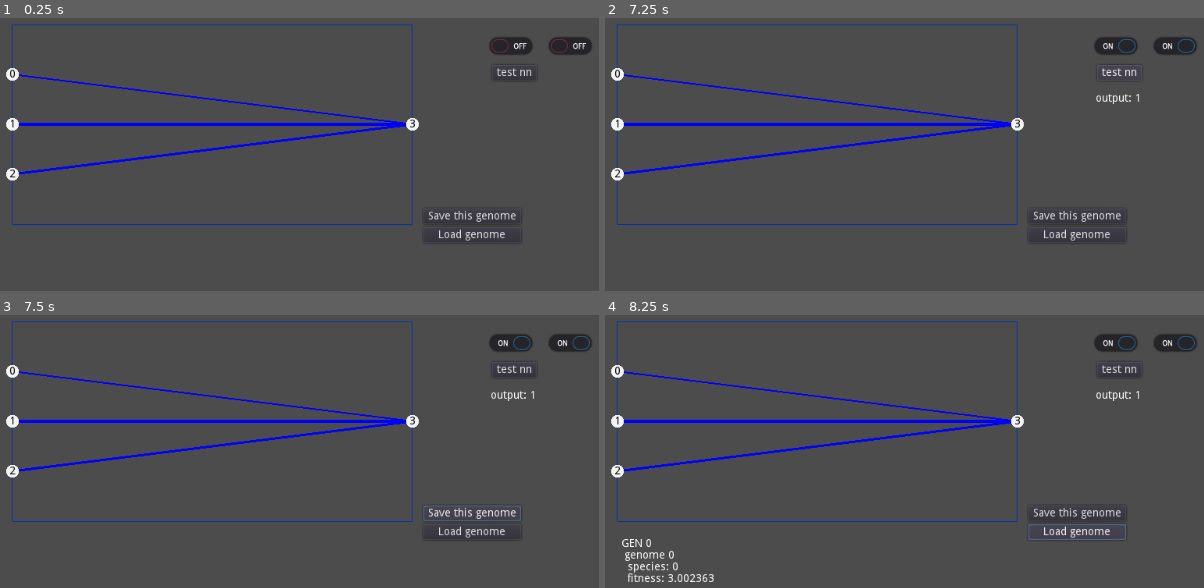
Above: before the commit, frames 1-4 (two rows, left to right).
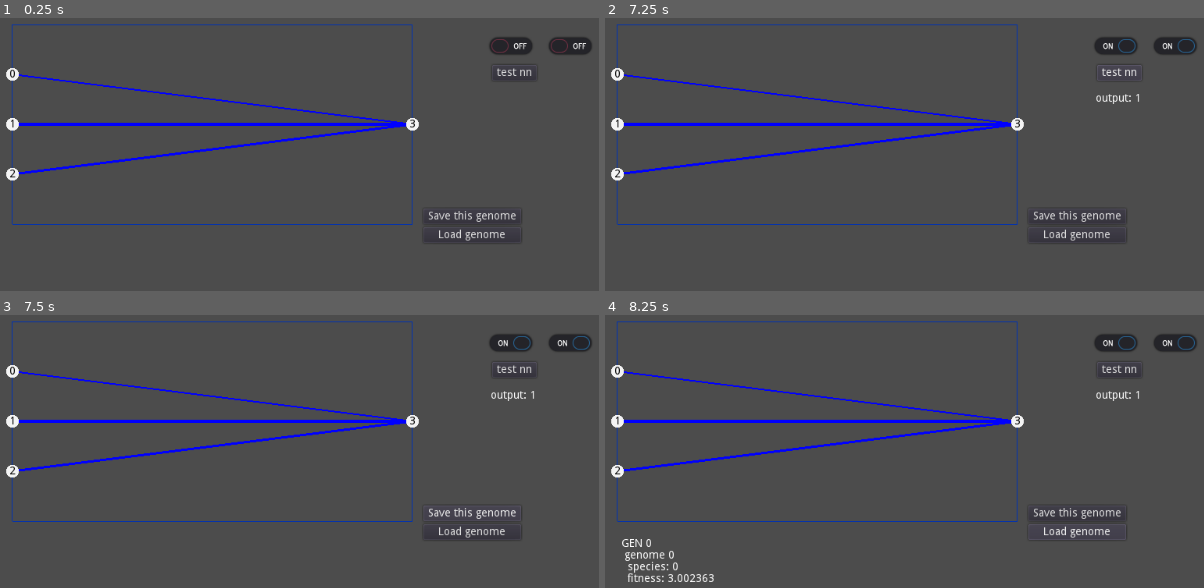
Above: after the commit, the same moments.

Repository: WhoStoleMyCoffee/GodotNEAT
Game: Godot game, scene res://Scenes/Test/TestScene.tscn
Same seed, same stepped clock (60 frames per second), same inputs: the game is played once before the commit and once after it.
Inputs (mouse positions are in pixels of both pictures, inside the frame that each line leads up to):
- Up to frame 1 (0.25 s): no input
- Up to frame 2 (7.25 s): click (1114, 45) at 0.5 s; click (1174, 45) at 1.25 s; click "test nn" at 2 s; click (1114, 45) at 2.75 s; click (1174, 45) at 3.5 s; click "test nn" at 4.25 s; click (1114, 45) at 5 s; click (1174, 45) at 5.75 s; click "test nn" at 6.5 s
- Up to frame 3 (7.5 s): click "Save this genome" at 7.25 s
- Up to frame 4 (8.25 s): click "Load genome" at 8 s

Frames 1-2 are identical in both runs. In frame 3, less than 0.1% of the frame differs, in the area x 70-87%, y 69-76%; in frame 4, 0.1%, in the area x 70-87%, y 76-83%.

Commit message:
Added configs file

Diff:
--- a/NEAT/NEATNN.gd
+++ b/NEAT/NEATNN.gd
@@ -84,7 +84,7 @@
 	return result
 
 
-func copy(nn):
+func copy(nn): #-> NEATNN
 	INPUT_COUNT = nn.INPUT_COUNT
 	OUTPUT_COUNT = nn.OUTPUT_COUNT
 
@@ -110,7 +110,7 @@
 
 
 #connect every input node with every hidden node (if any) and every hidden with every output
-func connect_all_nodes():
+func connect_all_nodes(): #-> NEATNNs
 	connections.clear()
 	var hidden_count = get_hidden_nodes_count()
 
@@ -135,6 +135,22 @@
 
 
 # MUTATION --------------------------------------------------------------------
+func mutate(configs : ConfigFile):
+	if randf() < configs.get_value('mutation', 'P_weight', 0.8):
+		mutate_weights(
+			configs.get_value('mutation', 'P_per_weight', 0.5),
+			configs.get_value('mutation', 'P_weight_pertub', 0.95),
+			configs.get_value('mutation', 'weight_amt', 2.5))
+	if randf() < configs.get_value('mutation', 'P_connection', 0.05):
+		mutate_add_connection( configs.get_value('mutation', 'allow_recurrent', true) )
+	if randf() < configs.get_value('mutation', 'P_node', 0.01):
+		mutate_add_node()
+	if randf() < configs.get_value('mutation', 'P_enable', 0.01):
+		mutate_enabled(true)
+	if randf() < configs.get_value('mutation', 'P_disable', 0.01):
+		mutate_enabled(false)
+
+
 func mutate_weights(per_weight_chance : float, pertub_chance : float, amt : float):
 	for c in connections:
 		if randf() > per_weight_chance: continue
--- a/NEAT/NEATPopulation.gd
+++ b/NEAT/NEATPopulation.gd
@@ -2,6 +2,8 @@
 
 
 var base_size : int = 0
+var base_genome : NEATNN
+
 var size : int = 0
 var genomes : Array = [] #NEATNN[]
 var species_data : Dictionary = {} #Dict<int id, Dict data>
@@ -14,59 +16,26 @@
 var compatibility_threshold : float = 4
 
 var connections_innovs : Dictionary = {} ##Dict<int[2], int>	{ [in0, out0] : innov0, ...}
-
-#----------------------------------------------------------------------------------
-# ** CONFIGS **
-#----------------------------------------------------------------------------------
-var ALLOW_RECURRENT_CONNECTIONS : bool = false
-
-# MUTATION CONFIGS ---------------------------------------------------------
-var MUTATION_WEIGHT_TWEAK_CHANCE : float = 0.8	#tweak weight mutation
-var MUTATION_PER_WEIGHT_TWEAK_CHANCE : float = 0.5	#chance for each connection
-var MUTATION_WEIGHT_PERTUB_CHANCE : float  = 0.95	#chance for a weight to be tuned instead of "reset"
-var MUTATION_WEIGHT_AMT : float = 2.5	#mutation amount
-
-#add connection mutation
-var MUTATION_ADD_CONNECTION_CHANCE : float = 0.05
-
-#add node mutation
-var MUTATION_ADD_NODE_CHANCE : float = 0.01
-
-#toggle mutation
-var MUTATION_CONNECTION_DISABLE_CHANCE : float = 0.02
-var MUTATION_CONNECTION_ENABLE_CHANCE : float = 0.01
-
-
-# SPECIATION CONFIGS ------------------------------------------------------
-var SPECIATION_EXCESS_WEIGHT : float = 1.0
-var SPECIATION_DISJOINT_WEIGHT : float = 1.0
-var SPECIATION_WEIGHT_WEIGHT : float = 0.4 #weight weight haha
-var TARGET_SPECIES : int = 4
-# % of genomes in each species that survive
-var SPECIATION_SURVIVAL_RATE : float = 0.4
-var INTERSPECIES_BREEDING_CHANCE = 0.001
-var DO_ELITISM : bool = true
-#how stale a species can be before it is "reset"
-var SPECIATION_MAX_STALENESS : int = 20
-
+var configs : ConfigFile = ConfigFile.new()
 
 signal gen_over
 
 
-func _init(s : int, nn_inputs : int, nn_outputs : int):
-	NN_INPUTS = nn_inputs
-	NN_OUTPUTS = nn_outputs
+func _init(s : int, base_g : NEATNN, config_path : String):
+	load_configs(config_path)
+
+	NN_INPUTS = base_g.INPUT_COUNT
+	NN_OUTPUTS = base_g.OUTPUT_COUNT
 	base_size = s
+	base_genome = base_g
 	size = s
 
 	for i in range(size):
-		genomes.append(NEATNN.new(NN_INPUTS, NN_OUTPUTS))
+		genomes.append(NEATNN.new(0,0).copy(base_genome))
 		genomes[i].species_id = 0
 		genomes[i].owner = self
 
 	create_species(size)
-	compatibility_threshold *= 1 / float(TARGET_SPECIES)
-
 
 
 #get a connection's innovation id given its input and output nodes
@@ -118,11 +87,14 @@
 
 
 func speciate():
+	#adjust compatibility threshold
+	compatibility_threshold *= species_data.size() / float(configs.get_value('speciation', 'target_species'))
+
 	#clear pop real quick
-	var new_species_len : Dictionary = {} #Dict<int sid, int len>
 	for g in genomes:
 		g.is_speciated = false
 
+	var new_species_len : Dictionary = {} #Dict<int sid, int len>
 	for i in range(genomes.size()):
 		var specimen : NEATNN = genomes[i]
 		if specimen.is_speciated:
@@ -162,12 +134,11 @@
 		if species_data[k].len <= 0:
 			species_data.erase(k)
 
-	#adjust compatibility threshold
-	compatibility_threshold *= species_data.size() / float(TARGET_SPECIES)
-
 
 
 func reproduce():
+	var survival_rate : float = configs.get_value('speciation', 'survival_rate')
+	var max_staleness : int = configs.get_value('speciation', 'max_staleness')
 	var avg_global_adj_fitness : float = 0.0
 	#"Adjusted Fitness Sum" for each species
 	var afs : Dictionary = {} #Dict<int sid, float sum>
@@ -185,7 +156,7 @@
 		#create pool while we're at it
 		if !pools.has(sid):
 			pools[sid] = MatingPool.new()
-		if pools[sid].data.size() < ceil(species_data[sid].len * SPECIATION_SURVIVAL_RATE):
+		if pools[sid].data.size() < ceil(species_data[sid].len * survival_rate):
 			pools[sid].add(g)
 	avg_global_adj_fitness /= float(size)
 
@@ -207,7 +178,7 @@
 		#	( (afs[sid] / N)      / avg_global_adj_fitness ) * N
 		#Ns cancel out:		afs[sid] / avg_global_adj_fitness
 		var allowed_genomes : int = round(afs[sid] / avg_global_adj_fitness)
-		if sd.age > SPECIATION_MAX_STALENESS:
+		if sd.age > max_staleness:
 			allowed_genomes = 0
 
 		_reproduce_species(sid, allowed_genomes, pools, new_genomes)
@@ -226,23 +197,24 @@
 	if count == 0:
 		if species_data.size() == 1: #if last species, reset
 			print('%s --- POPULATION FAILED. Resetting...' % [self])
-			reset( new_genomes, pools[sid].data.keys()[0] )
+			reset(new_genomes)
 		return
 
-#	print('    reproducing species. sid=%s count=%s' % [sid, count])
 	var pool : MatingPool = pools[sid]
 
-	if DO_ELITISM:
+	var do_elitism : bool = configs.get_value('speciation', 'elitism')
+	var P_interspecies_breeding : float = configs.get_value('speciation', 'P_interspecies_breeding')
+	if do_elitism:
 		#pool.data.keys()[0] = best genome in this species.
 		# its index 0 bc genomes have been sorted in reproduce()
 		new_genomes.append(NEATNN.new(NN_INPUTS, NN_OUTPUTS).copy(pool.data.keys()[0]))
 
-	for _i in range(count - int(DO_ELITISM)):
+	for _i in range(count - int(do_elitism)):
 		var p1 : NEATNN = pool.pick()
 		var p2 : NEATNN = pool.pick()
 
 		#CROSS SPECIES BREEDING
-		if randf() < INTERSPECIES_BREEDING_CHANCE:
+		if randf() < P_interspecies_breeding:
 			var rsp : int = species_data.keys()[randi()%species_data.size()]
 			p2 = pools[ rsp ].pick()
 
@@ -252,13 +224,13 @@
 		new_genomes.append(child)
 
 
-func reset(arr : Array, base_nn : NEATNN):
+func reset(arr : Array):
 	arr.clear()
 	species_counter = 0
 	gen = 0
 	create_species(base_size)
 	for i in range(base_size):
-		var g : NEATNN = NEATNN.new(NN_INPUTS, NN_OUTPUTS).copy(base_nn)
+		var g : NEATNN = NEATNN.new(0,0).copy(base_genome)
 		mutate(g)
 		g.species_id = 0
 		g.owner = self
@@ -270,22 +242,13 @@
 func is_compatible(n1 : NEATNN, n2 : NEATNN) -> bool:
 	return NeatUtil.calc_distance(
 		n1, n2,
-		SPECIATION_EXCESS_WEIGHT,
-		SPECIATION_DISJOINT_WEIGHT,
-		SPECIATION_WEIGHT_WEIGHT) < compatibility_threshold
+		configs.get_value('speciation', 'excess_weight'),
+		configs.get_value('speciation', 'disjoint_weight'),
+		configs.get_value('speciation', 'weight_weight')) < compatibility_threshold
 
 
 func mutate(nn : NEATNN):
-	if randf() < MUTATION_WEIGHT_TWEAK_CHANCE:
-		nn.mutate_weights(MUTATION_PER_WEIGHT_TWEAK_CHANCE, MUTATION_WEIGHT_PERTUB_CHANCE, MUTATION_WEIGHT_AMT)
-	if randf() < MUTATION_ADD_CONNECTION_CHANCE:
-		nn.mutate_add_connection(ALLOW_RECURRENT_CONNECTIONS)
-	if randf() < MUTATION_ADD_NODE_CHANCE:
-		nn.mutate_add_node()
-	if randf() < MUTATION_CONNECTION_ENABLE_CHANCE:
-		nn.mutate_enabled(true)
-	if randf() < MUTATION_CONNECTION_DISABLE_CHANCE:
-		nn.mutate_enabled(false)
+	nn.mutate(configs)
 
 
 func gen_over():
@@ -335,3 +298,31 @@
 
 func is_empty() -> bool:
 	return size==0
+
+
+func print_data():
+	print(self, '================')
+	print(' Gen %s\n SPECIES (len=%s):' % [gen, species_data.size()])
+	for k in species_data.keys():
+		var sd : Dictionary = species_data[k]
+		print('  [%s]\t len=%s\tage=%s\tbest=%s' % [k, sd.len, sd.age, sd.best])
+
+
+
+# CONFIGS
+func set_config(section : String, key : String, value): #-> NEATPopulation
+	configs.set_value(section, key, value)
+	return self
+
+func get_config(section : String, key : String, _default=null):
+	return configs.get_value(section, key, _default)
+
+func save_configs(path : String):
+	configs.save(path)
+
+func load_configs(path : String):
+	var err : int = configs.load(path)
+	if err != OK:
+		configs = NeatUtil.create_configfile()
+		save_configs(path)
+		printerr('Config file %s did not exist, please set it up and restart the program' % path)
--- a/NEAT/NEATUtil.gd
+++ b/NEAT/NEATUtil.gd
@@ -1,5 +1,30 @@
 extends Node
 
+
+
+func create_configfile() -> ConfigFile:
+	var cf : ConfigFile = ConfigFile.new()
+
+	cf.set_value('mutation', 'P_weight', 0.8)
+	cf.set_value('mutation', 'P_per_weight', 0.5)
+	cf.set_value('mutation', 'P_weight_pertub', 0.95)
+	cf.set_value('mutation', 'weight_amt', 2.5)
+	cf.set_value('mutation', 'P_connection', 0.05)
+	cf.set_value('mutation', 'allow_recurrent', true)
+	cf.set_value('mutation', 'P_node', 0.01)
+	cf.set_value('mutation', 'P_enable', 0.01)
+	cf.set_value('mutation', 'P_disable', 0.01)
+
+	cf.set_value('speciation', 'excess_weight', 1.0)
+	cf.set_value('speciation', 'disjoint_weight', 1.0)
+	cf.set_value('speciation', 'weight_weight', 0.4)
+	cf.set_value('speciation', 'target_species', 10)
+	cf.set_value('speciation', 'survival_rate', 0.4)
+	cf.set_value('speciation', 'P_interspecies_breeding', 0.001)
+	cf.set_value('speciation', 'elitism', true)
+	cf.set_value('speciation', 'max_staleness', 20)
+
+	return cf
 
 
 # CROSSOVER ---------------------------------------------------------------
--- a/Scenes/Test/TestScene.tscn
+++ b/Scenes/Test/TestScene.tscn
@@ -6,6 +6,7 @@
 script/source = "extends Node2D
 
 
+const CONFIGPATH : String = 'res://Scenes/Test/configs.cfg'
 const SAVEPATH : String = 'res://Scenes/Test/nn.json'
 
 var pop : NEATPopulation
@@ -26,11 +27,13 @@
 
 
 func _ready():
-	pop = NEATPopulation.new(20, 3,1)
-	pop.TARGET_SPECIES = 6
+	var bg : NEATNN = NEATNN.new(3, 1)\\
+		.connect_all_nodes()
+
+	pop = NEATPopulation.new(20, bg, CONFIGPATH)
 
 	for g in pop.genomes:
-		pop.mutate(g.connect_all_nodes())
+		pop.mutate(g)
 
 	ff()
 	$NEATDisplayer.set_drawing_nn(pop.genomes[0])
@@ -54,8 +57,7 @@
 		print('  reproducing...')
 		pop.gen_over()
 
-		for k in pop.species_data.keys():
-			print('s%s : %s members' % [k, pop.species_data[k].len])
+		pop.print_data()
 
 		ff()
 		update_display()
@@ -150,6 +152,7 @@
 margin_top = 252.0
 margin_right = 667.0
 margin_bottom = 272.0
+focus_mode = 0
 text = "Save this genome"
 
 [node name="Load" type="Button" parent="."]
@@ -157,6 +160,7 @@
 margin_top = 276.0
 margin_right = 667.0
 margin_bottom = 296.0
+focus_mode = 0
 text = "Load genome"
 
 [connection signal="pressed" from="Button" to="." method="_on_Button_pressed"]
--- /dev/null
+++ b/Scenes/Test/configs.cfg
@@ -0,0 +1,22 @@
+[mutation]
+
+P_weight=0.8
+P_per_weight=0.5
+P_weight_pertub=0.95
+weight_amt=2.5
+P_connection=0.05
+allow_recurrent=true
+P_node=0.01
+P_enable=0.01
+P_disable=0.01
+
+[speciation]
+
+excess_weight=1.0
+disjoint_weight=1.0
+weight_weight=0.4
+target_species=6
+survival_rate=0.4
+P_interspecies_breeding=0.001
+elitism=true
+max_staleness=20
